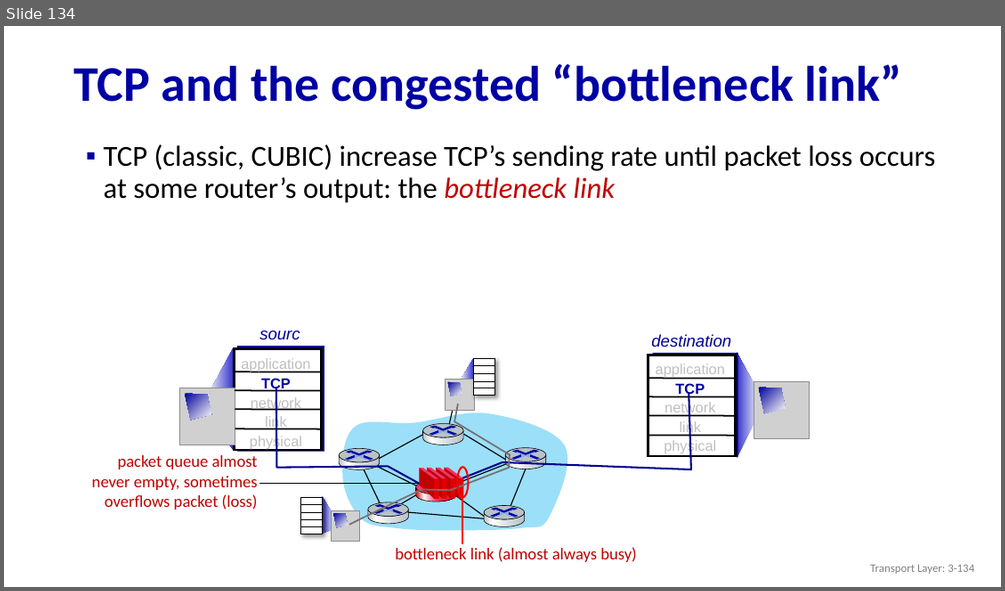
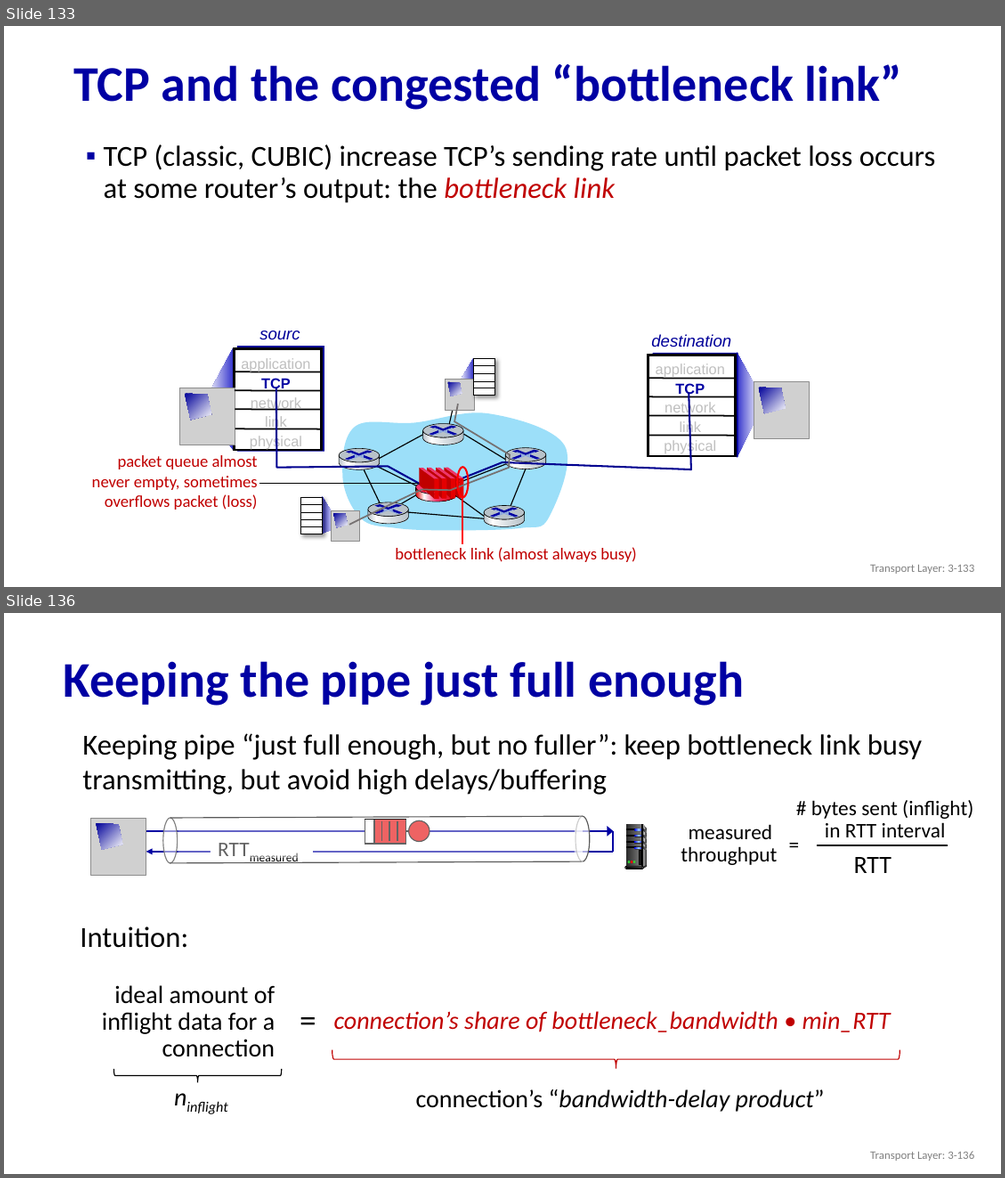
Before and after one commit to huangqy89/cn-2026, a slide deck: static_files/lectures/Chapter_3_v8.2.pptx. Shown one above the other, each under a label of ours: slide 134 before the commit, slides 133 and 136 after it; the slides between them are not shown. The pictures are 1005x591 and 1005x1178 pixels, drawn with LibreOffice and Linux fonts; fonts in the diff are those of the drawing; grey boxes stand for pictures. Boxes give left, top, right and bottom in pixels: in the first picture for what was removed or moved away, otherwise in the second. Text is boxed around its words. In the diff, an @@ line names an element or a change of style, - is before the commit and + after.

```diff
--- a/static_files/lectures/Chapter_3_v8.2.pptx
+++ b/static_files/lectures/Chapter_3_v8.2.pptx
@@ slide 136 added at (4, 613, 1001, 1174), background #FFFFFF @@
@@ text added at (64, 661, 744, 706), 48 pt, text #0000A3, bold @@
+Keeping the pipe just full enough
@@ text added at (82, 733, 922, 795), 28 pt, text #000000 @@
+Keeping pipe “just full enough, but no fuller”: keep bottleneck link busy transmitting, but avoid high delays/buffering
@@ group added at (680, 800, 973, 873): 4 texts, 1 line @@
+RTT
+measured
+throughput
+=
+# bytes sent (inflight) in RTT interval
@@ group added at (90, 817, 647, 876): 11 rectangles, 10 rounded rectangles, 8 freeform shapes, 7 lines, 7 ellipses, 2 arrows, 1 text, 1 picture @@
+RTTmeasured
@@ group added at (80, 926, 890, 1057): 4 texts @@
+Intuition:
+connection’s share of bottleneck_bandwidth • min_RTT
+ideal amount of inflight data for a connection
+=
@@ right brace added at (332, 1050, 900, 1069), outline #C00000 1 pt @@
@@ right brace added at (114, 1069, 282, 1082), outline #000000 1 pt @@
@@ text added at (167, 1078, 243, 1115), 24 pt, text #000000, italic @@
+ninflight
@@ text added at (416, 1089, 825, 1111), 24 pt, text #000000, italic @@
+connection’s “bandwidth-delay product”
@@ text added at (870, 1151, 974, 1160), 11 pt, text #808080 @@
+Transport Layer: 3-136
@@ what was slide 134 is now slide 133 @@
@@ text at (870, 564, 974, 573): text changed @@
-Transport Layer: 3-134
+Transport Layer: 3-133
```
Also in this commit, not shown: 4 slides changed, 4 other slides added, 3 slides removed, 3 other files.
